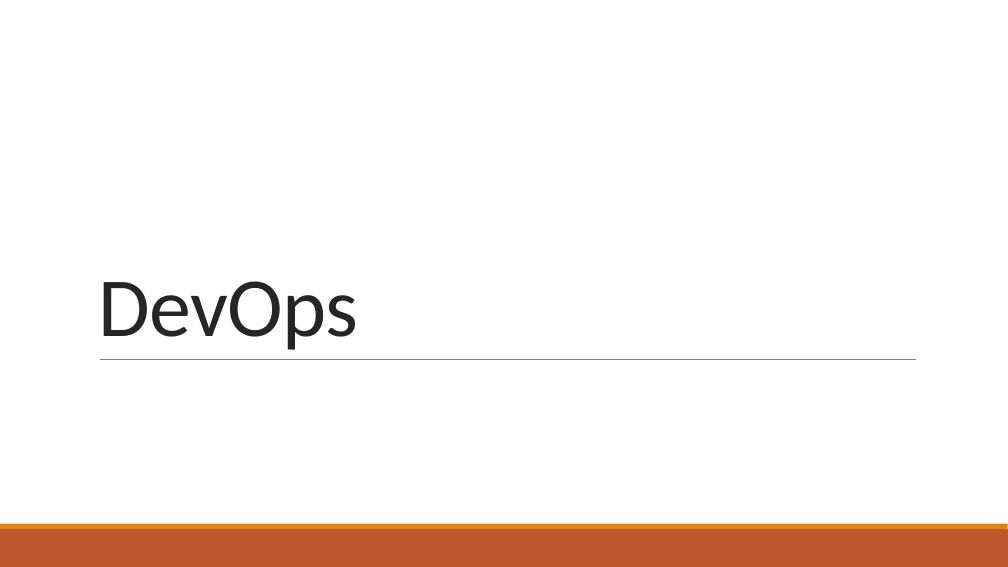
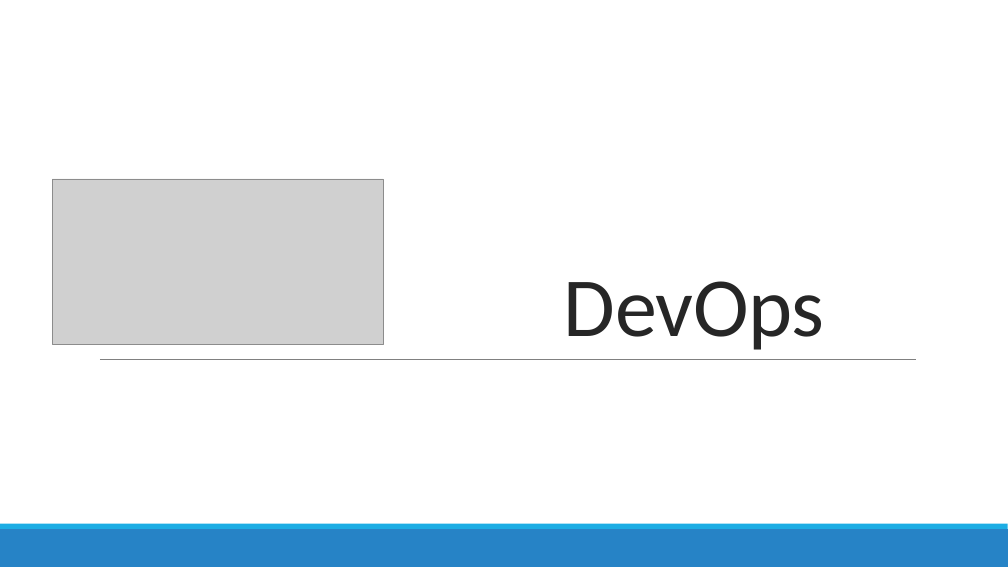
Before and after one commit to Estafet-LTD/DevOpsDemo, a slide deck: slide 2 of SIAB-DevOps.pptx. Drawn at 1008x567 pixels with LibreOffice and Linux fonts; fonts in the diff are those of the drawing; grey boxes stand for pictures. Boxes give left, top, right and bottom in pixels: in the first picture for what was removed or moved away, otherwise in the second. Text is boxed around its words. In the diff, an @@ line names an element or a change of style, - is before the commit and + after.

```diff
--- a/SIAB-DevOps.pptx
+++ b/SIAB-DevOps.pptx
@@ title "DevOps": place and size @@
-title "DevOps" at (98,281,358,350)
+title "DevOps" at (564,281,824,350)
@@ picture added at (52,179,383,345) @@
@@ rectangle at (0,529,1008,567): fill #BD582C to #2683C6 @@
@@ rectangle at (0,524,1008,529): fill #E48312 to #1CADE4 @@
```
Also in this commit, not shown: 16 other slides changed, 1 slide added.
